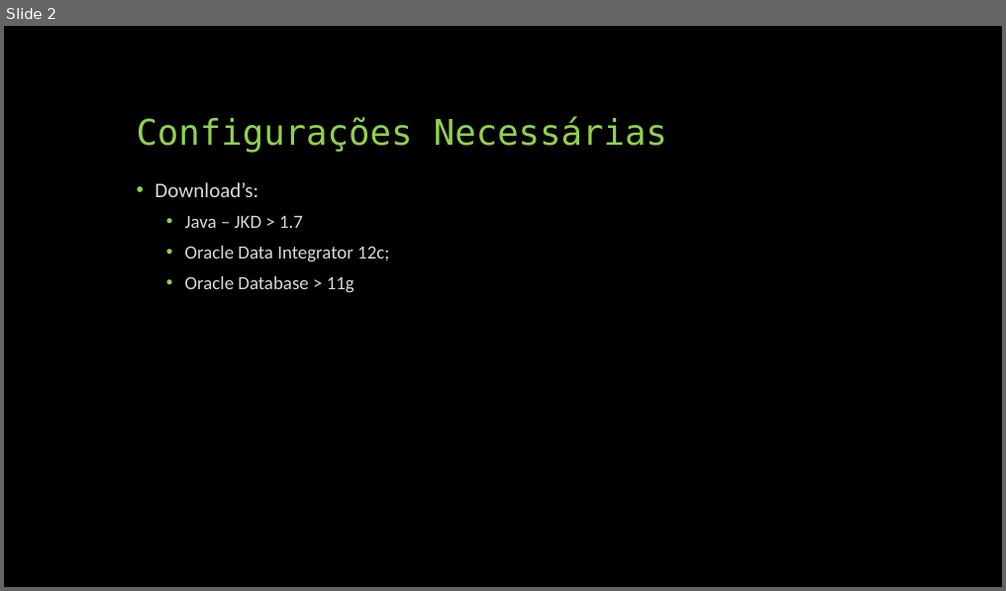
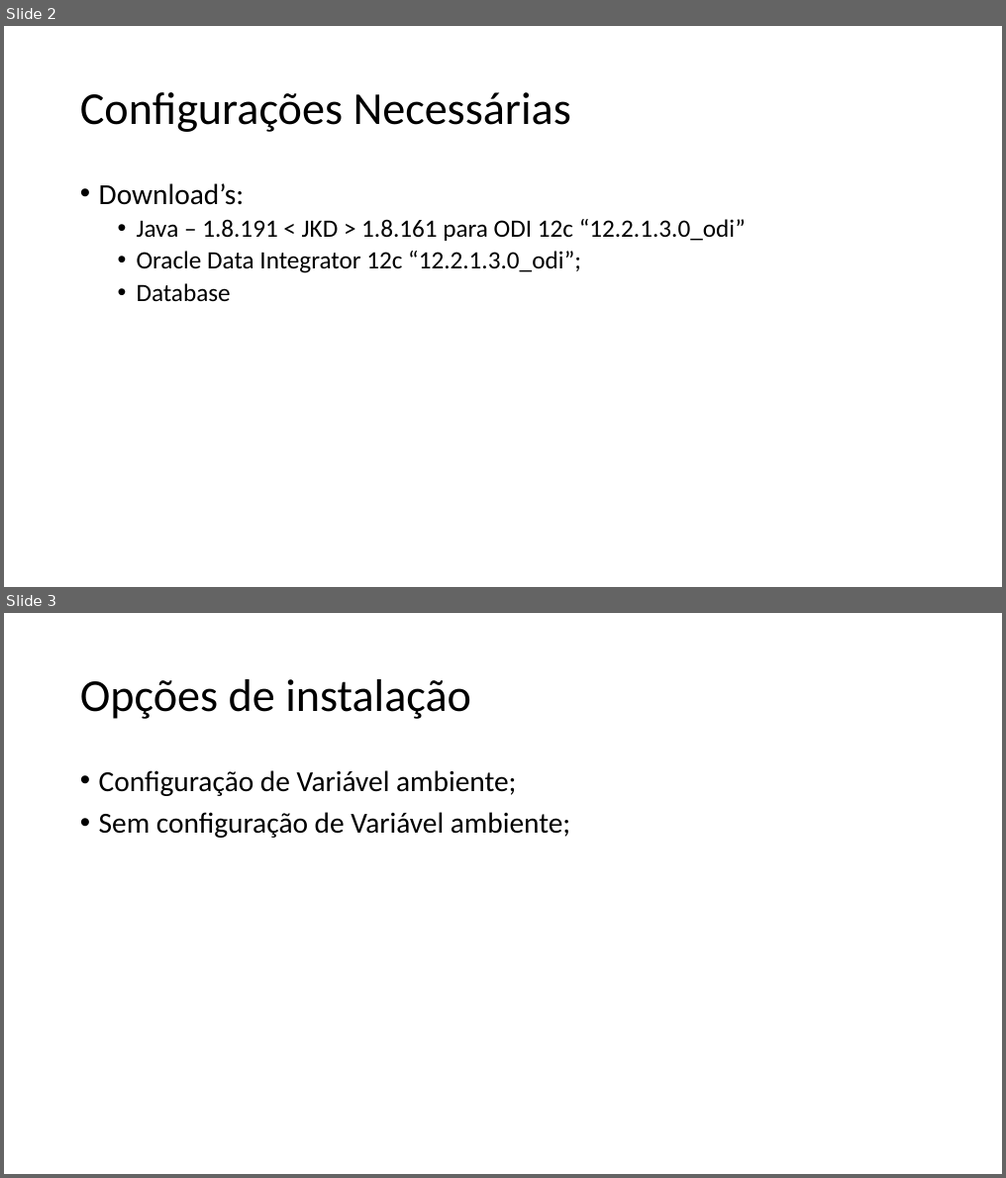
Before and after one commit to willanythayse/odi-develop-workout, a slide deck: Instalação Oracle Data Integrator (ODI).pptx. Shown one above the other, each under a label of ours: slide 2 before the commit, slides 2 and 3 after it. The pictures are 1006x591 and 1006x1178 pixels, drawn with LibreOffice and Linux fonts; fonts in the diff are those of the drawing. Boxes give left, top, right and bottom in pixels: in the first picture for what was removed or moved away, otherwise in the second. Text is boxed around its words. In the diff, an @@ line names an element or a change of style, - is before the commit and + after.

```diff
--- a/Instalação Oracle Data Integrator (ODI).pptx
+++ b/Instalação Oracle Data Integrator (ODI).pptx
@@ slide 3 added at [4,613,1002,1174], background #FFFFFF @@
@@ title added at [80,679,471,719], 44 pt, text #000000 @@
+Opções de instalação
@@ text added at [99,770,570,838], 28 pt, text #000000 @@
+• Configuração de Variável ambiente;
+• Sem configuração de Variável ambiente;
@@ slide 2 changed as well @@
@@ background #000000 to #FFFFFF @@
@@ title "Configurações Necessárias": place and size @@
-title "Configurações Necessárias" at [137,117,667,153]
+title "Configurações Necessárias" at [80,92,571,132]
@@ title "Configurações Necessárias" at [80,92,571,132]: size 34 to 44 pt, font DejaVu Sans Mono to Calibri, text colour #92D050 to #000000; vertical alignment bottom to middle @@
@@ text "Download’s:": place and size @@
-text "Download’s:" at [154,182,389,293]
+text "Download’s:" at [99,183,746,302]
@@ text at [99,183,244,205]: size 20 to 28 pt, text colour #D9D9D9 to #000000 in "Download’s:"; less space between paragraphs @@
@@ text at [137,219,746,302]: text changed; size 18 to 24 pt; text colour #D9D9D9 to #000000 @@
-  • Java – JKD > 1.7
-  • Oracle Data Integrator 12c;
-  • Oracle Database > 11g
+  • Java – 1.8.191 < JKD > 1.8.161 para ODI 12c “12.2.1.3.0_odi”
+  • Oracle Data Integrator 12c “12.2.1.3.0_odi”;
+  • Database
```
Also in this commit, not shown: 3 other slides changed, 9 other slides added, 6 slides removed.
